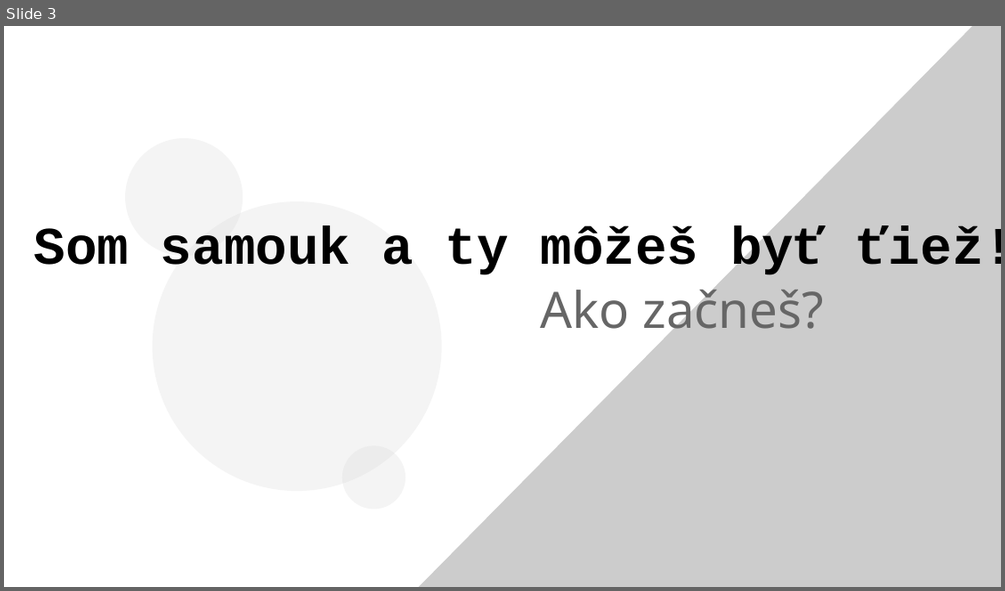
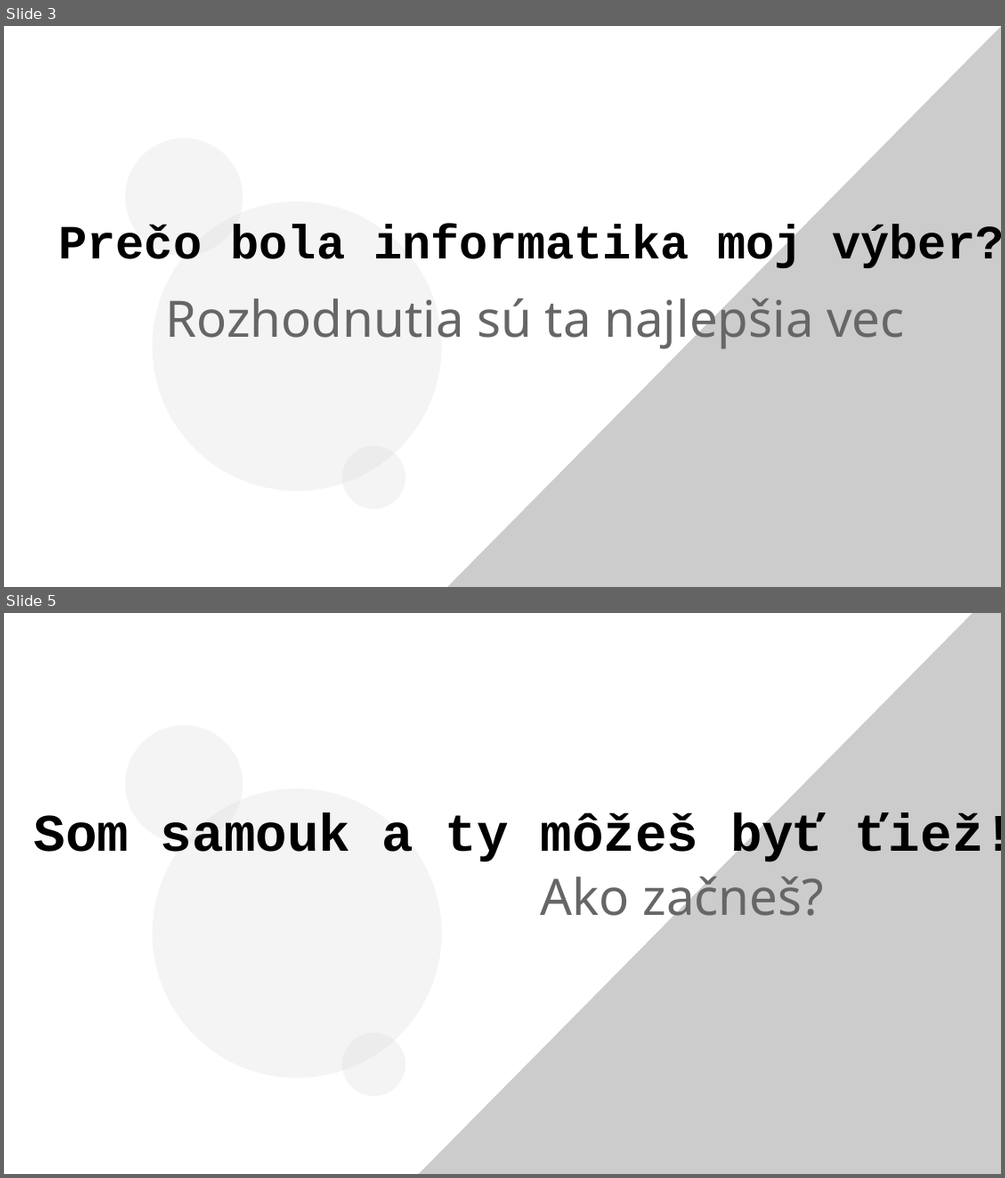
Before and after one commit to ZekoSNB/School, a slide deck: presenting/prezentacia_prednaska.odp. Shown one above the other, each under a label of ours: slide 3 before the commit, slides 3 and 5 after it; the slides between them are not shown. The pictures are 1005x591 and 1005x1178 pixels, drawn with LibreOffice and Linux fonts; fonts in the diff are those of the drawing; background and template pictures are left out. Boxes give left, top, right and bottom in pixels: in the first picture for what was removed or moved away, otherwise in the second. Text is boxed around its words. In the diff, an @@ line names an element or a change of style, - is before the commit and + after.

```diff
--- a/presenting/prezentacia_prednaska.odp
+++ b/presenting/prezentacia_prednaska.odp
@@ slide 3 added at (4, 26, 1001, 587), background #FFFFFF; not listed: 3 template elements that a slide beside it also shows @@
@@ rectangle added at (434, 26, 1001, 587), fill #CCCCCC @@
@@ rectangle added at (456, 48, 1001, 569), fill #FFFFFF @@
@@ text added at (58, 224, 1001, 272), 38 pt, text #000000, bold @@
+Prečo bola informatika moj výber?
@@ text added at (166, 289, 904, 350), 40 pt, text #666666 @@
+Rozhodnutia sú ta najlepšia vec
@@ what was slide 3 is now slide 5 @@
```
Also in this commit, not shown: 2 slides changed, 2 other slides added, 2 other files.
